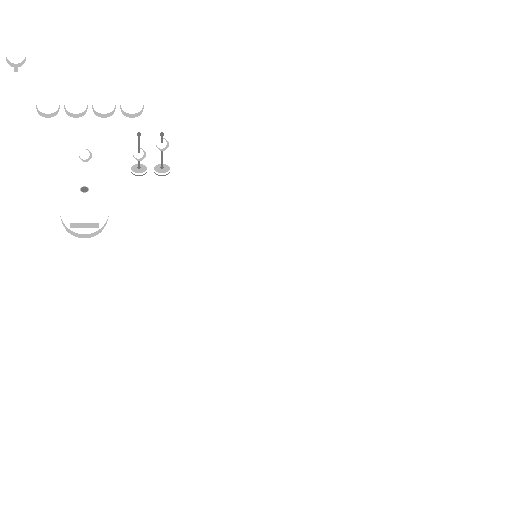
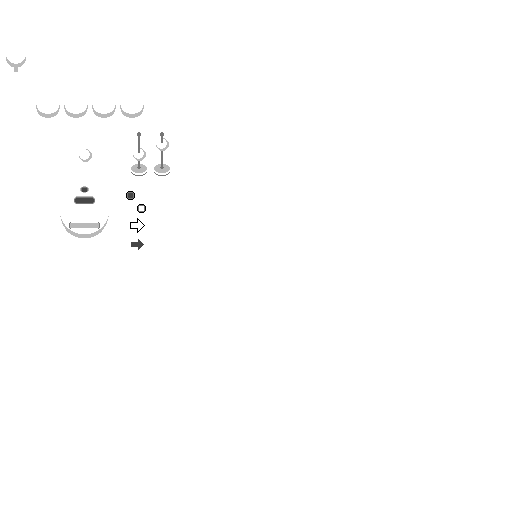
Layer changes from the first 512px x 512px image to the second:
painted on "Buttons" over box(126, 191, 146, 250)
painted on "Top" over box(69, 188, 100, 229)
